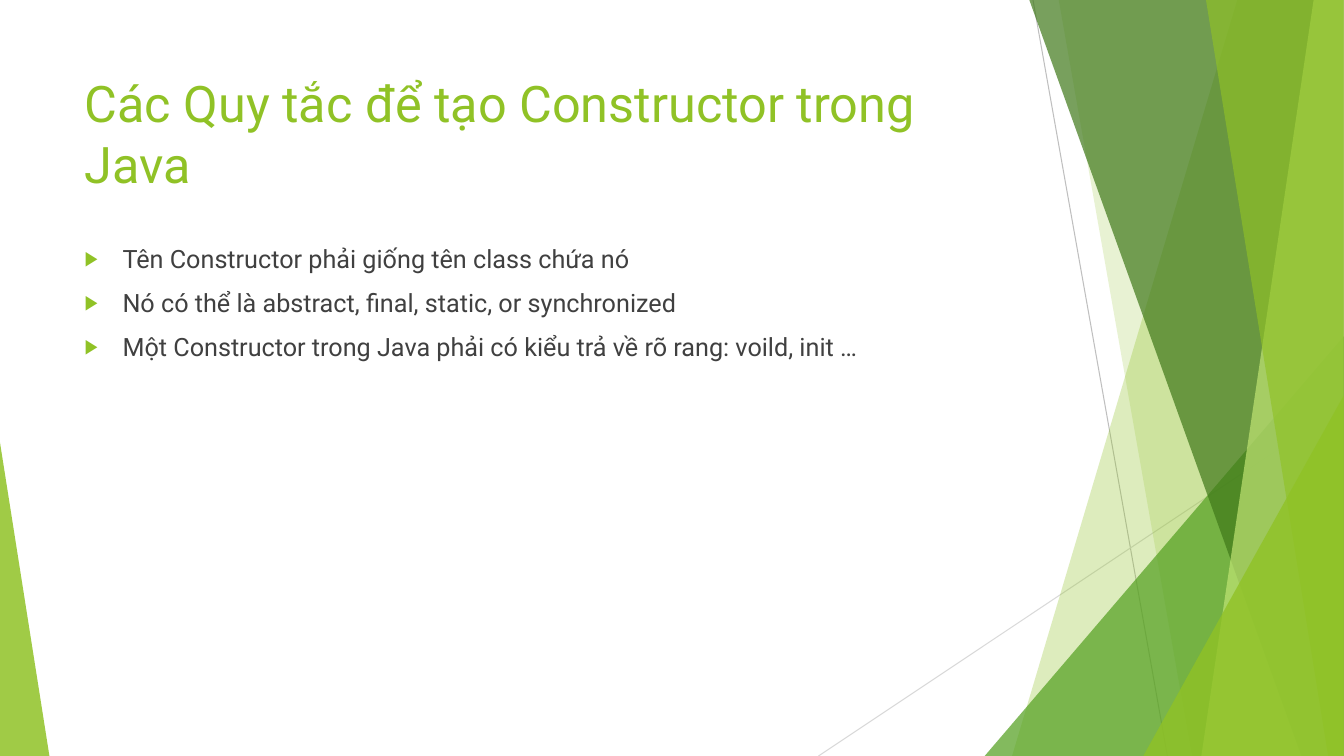
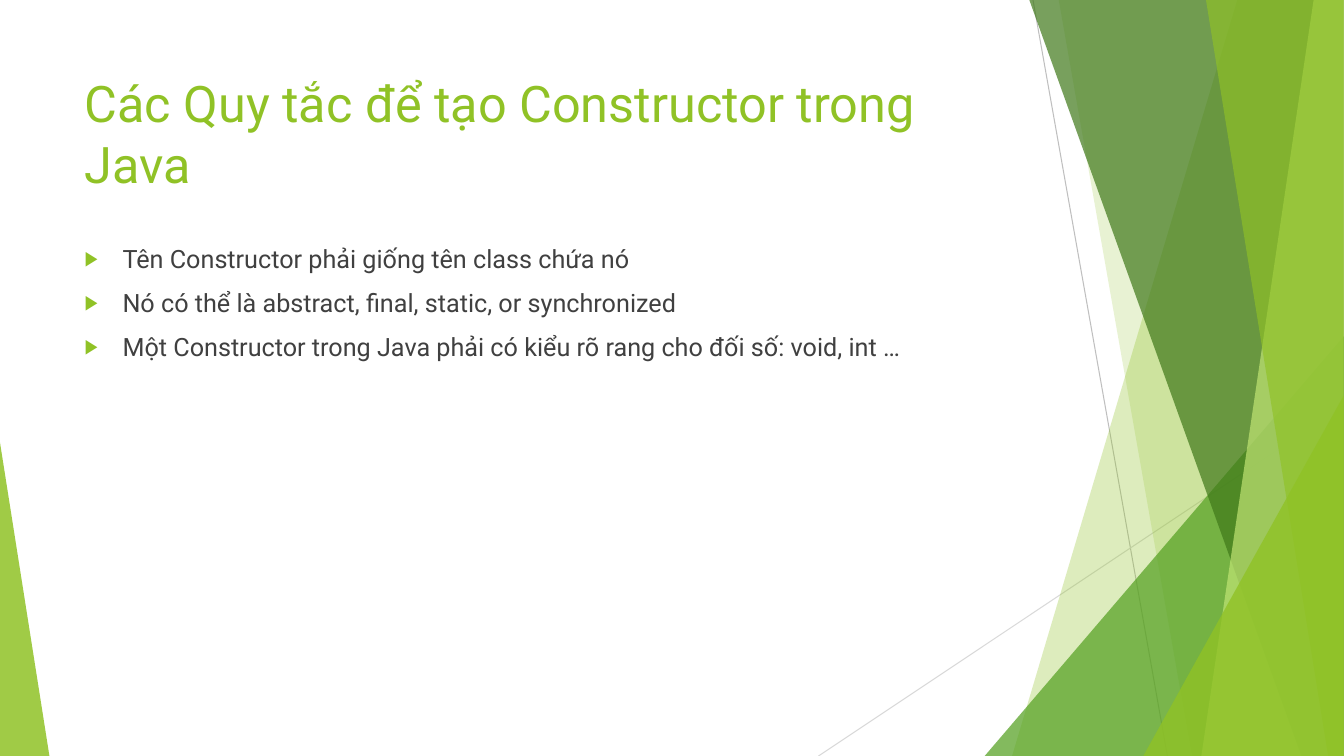
Before and after one commit to mrquanga3/automation_test_training, a slide deck: slide 3 of documents/slides/java/Bai 2- Constructor trong Java va huong dan su dung Maven tool.pptx. Drawn at 1344x756 pixels with LibreOffice and Linux fonts; fonts in the diff are those of the drawing. Boxes give left, top, right and bottom in pixels: in the first picture for what was removed or moved away, otherwise in the second. Text is boxed around its words. In the diff, an @@ line names an element or a change of style, - is before the commit and + after.

```diff
--- a/documents/slides/java/Bai 2- Constructor trong Java va huong dan su dung Maven tool.pptx
+++ b/documents/slides/java/Bai 2- Constructor trong Java va huong dan su dung Maven tool.pptx
@@ text at [123, 335, 877, 362]: text changed @@
-▶ Một Constructor trong Java phải có kiểu trả về rõ rang: voild, init …
+▶ Một Constructor trong Java phải có kiểu rõ rang cho đối số: void, int …
```
